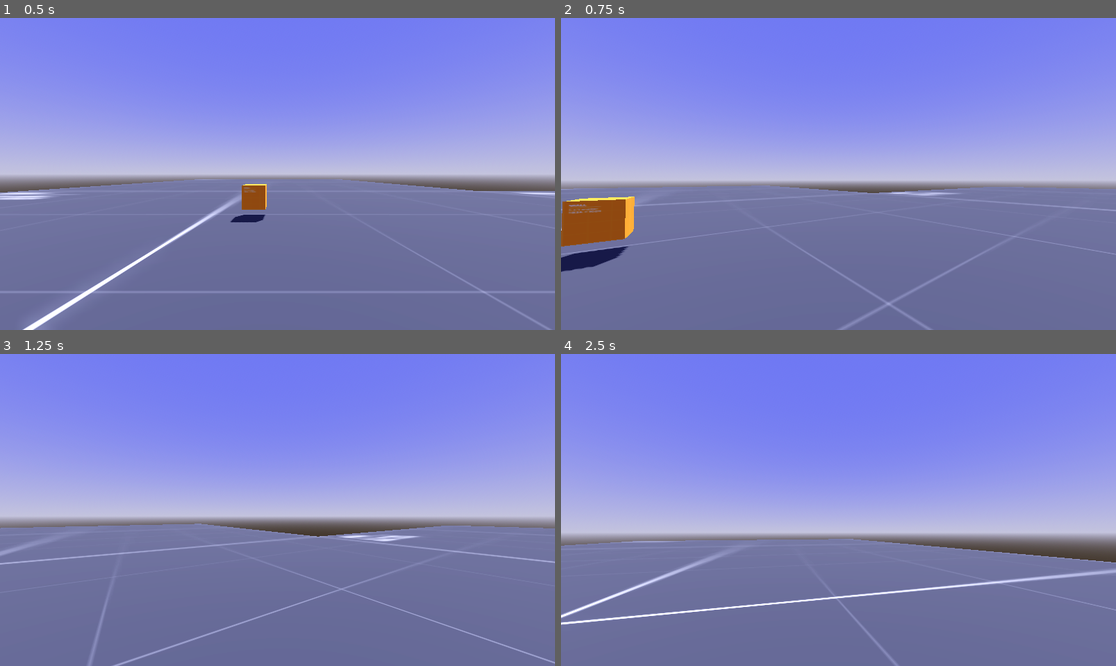
Above: before the commit, frames 1-4 (two rows, left to right).
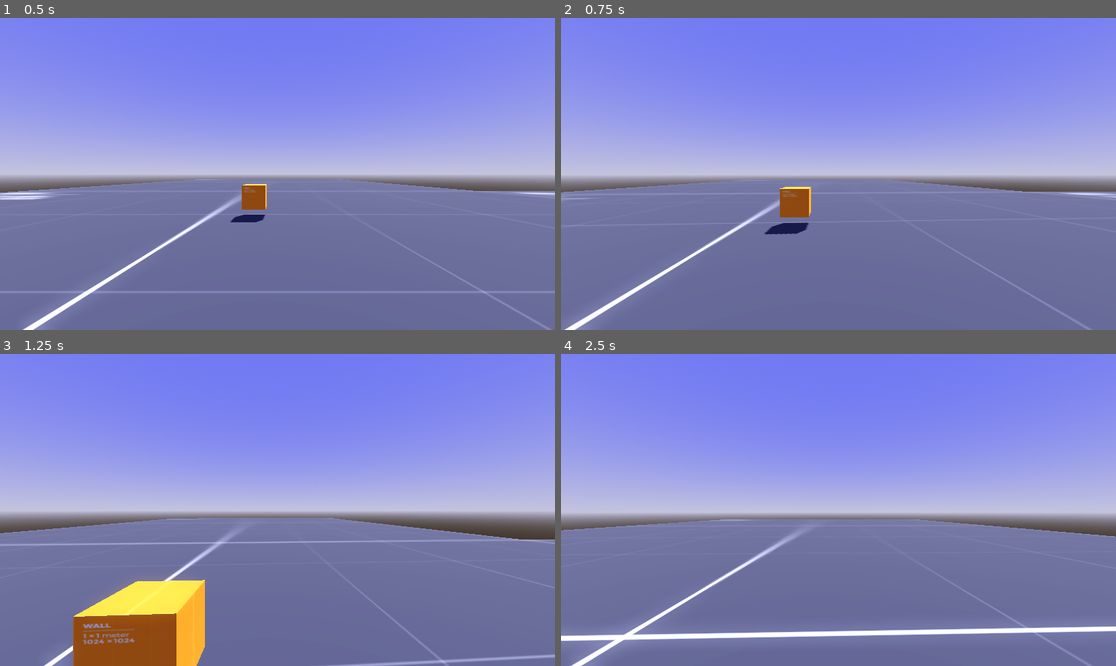
Above: after the commit, the same moments.

Repository: InffRittern/godot-test-project
Game: Godot game, scene res://levels/aperture_lab.tscn
Two runs of this game, one before a commit and one after it. Both use one fixed random seed, a clock stepped at 60 frames per second and the inputs below.
Inputs (mouse positions are in pixels of both pictures, inside the frame that each line leads up to):
- Up to frame 1 (0.5 s): no input
- Up to frame 2 (0.75 s): tap Enter at 0.5 s; move the mouse to (866, 174) at 0.52 s; hold W (move_forward) from 0.53 s (still down)
- Up to frame 3 (1.25 s): keep holding W (move_forward); tap Space (jump) at 0.77 s
- Up to frame 4 (2.5 s): keep holding W (move_forward); move the mouse to (810, 510) at 1.27 s; tap Space (jump) at 1.52 s; move the mouse to (849, 503) at 2.02 s

Frame 1 is identical in both runs. In frame 2, 8.5% of the frame differs, in the area x 0-100%, y 50-100%; in frame 3, 14%; in frame 4, 14%, in the area x 0-100%, y 48-100%.

Commit message:
mouse sensitivity

Diff:
--- a/scripts/FpsController.gd
+++ b/scripts/FpsController.gd
@@ -8,7 +8,7 @@
 @export var friction: float = 60
 @export var air_friction: float = 10
 @export var jump_impolse: float = 5
-@export_range(0.01, 1, 0.01) var mouse_sensitivity: float = 0.01
+@export_range(0.001, 1, 0.001) var mouse_sensitivity: float = 0.001
 @export var controller_sensitivity: float = 3
 @export var camera_angle_bottom: float = -90
 @export var camera_angle_up: float = 90
@@ -83,8 +83,6 @@
 	# TODO gravity hack need fix
 	velocity.y += -gravity * delta
 	velocity.y = clamp(velocity.y, -gravity, jump_impolse)
-	print(gravity)
-	print(velocity.y)
 
 func jump():
 	if Input.is_action_just_pressed('jump') and is_on_floor():
